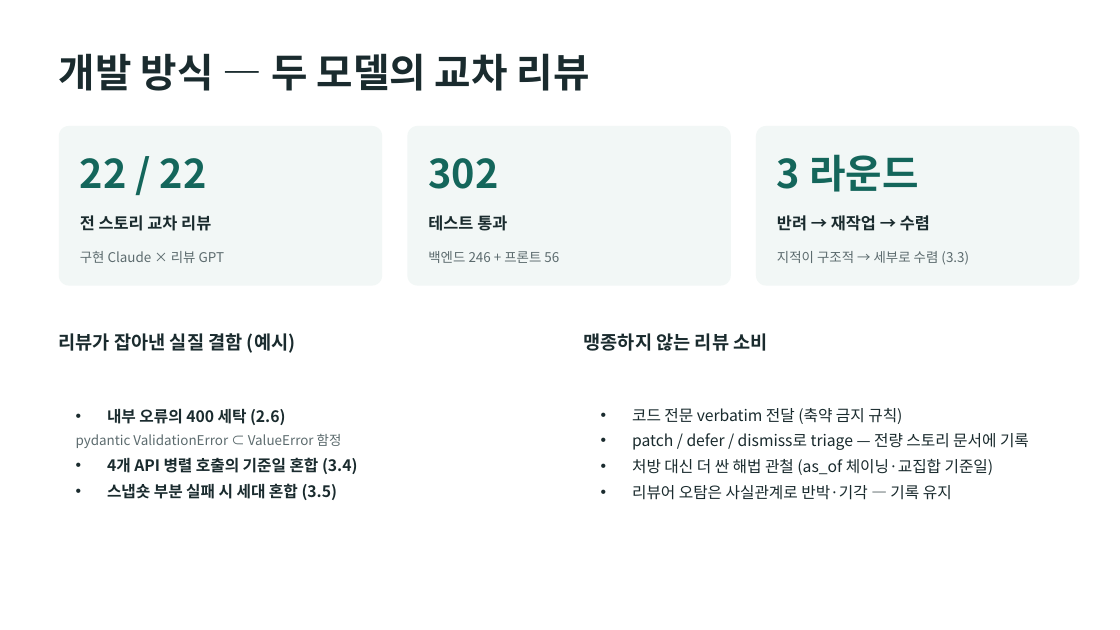
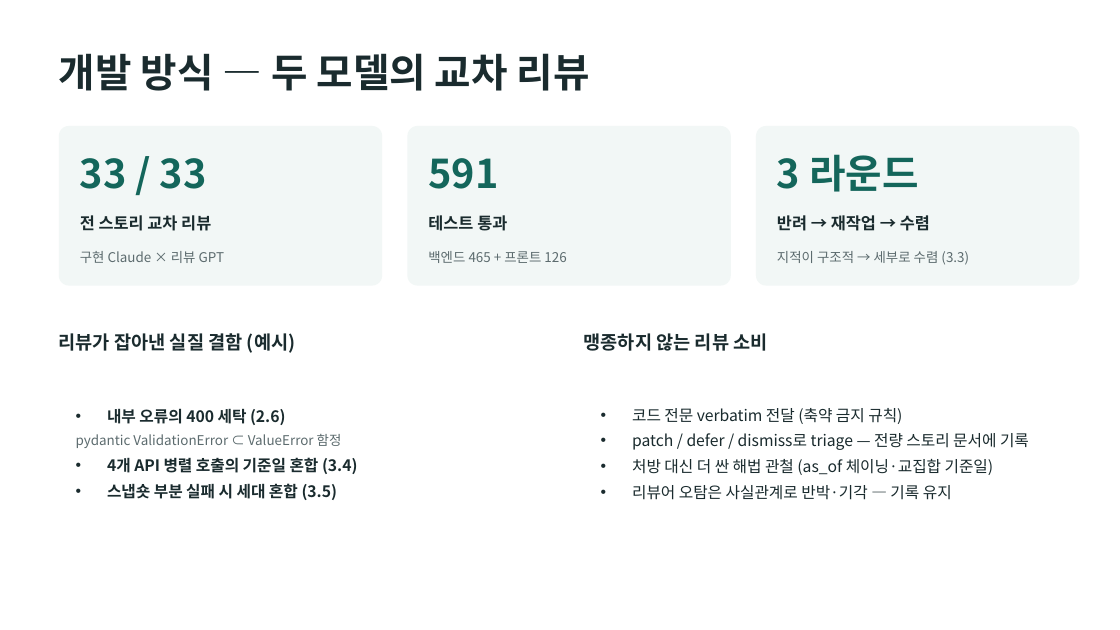
Before and after one commit to dariajkim-star/valueup-washing-lab, a slide deck: slide 8 of docs/valueup-washing-deck.pptx. Drawn at 1120x630 pixels with LibreOffice and Linux fonts; fonts in the diff are those of the drawing. Boxes give left, top, right and bottom in pixels: in the first picture for what was removed or moved away, otherwise in the second. Text is boxed around its words. In the diff, an @@ line names an element or a change of style, - is before the commit and + after.

```diff
--- a/docs/valueup-washing-deck.pptx
+++ b/docs/valueup-washing-deck.pptx
@@ text at [80,158,207,189]: text changed @@
-22 / 22
+33 / 33
@@ text at [428,158,498,189]: text changed @@
-302
+591
@@ text at [428,251,566,263]: text changed @@
-백엔드 246 + 프론트 56
+백엔드 465 + 프론트 126
```
Also in this commit, not shown: 9 other slides changed, 2 other files.
